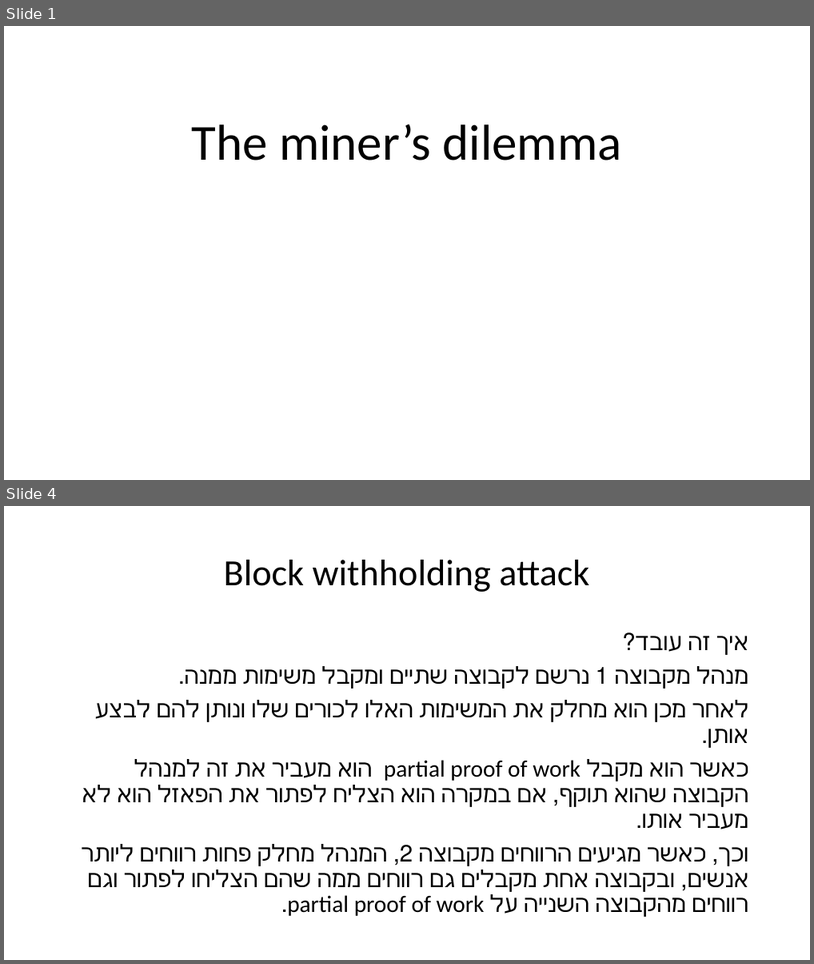
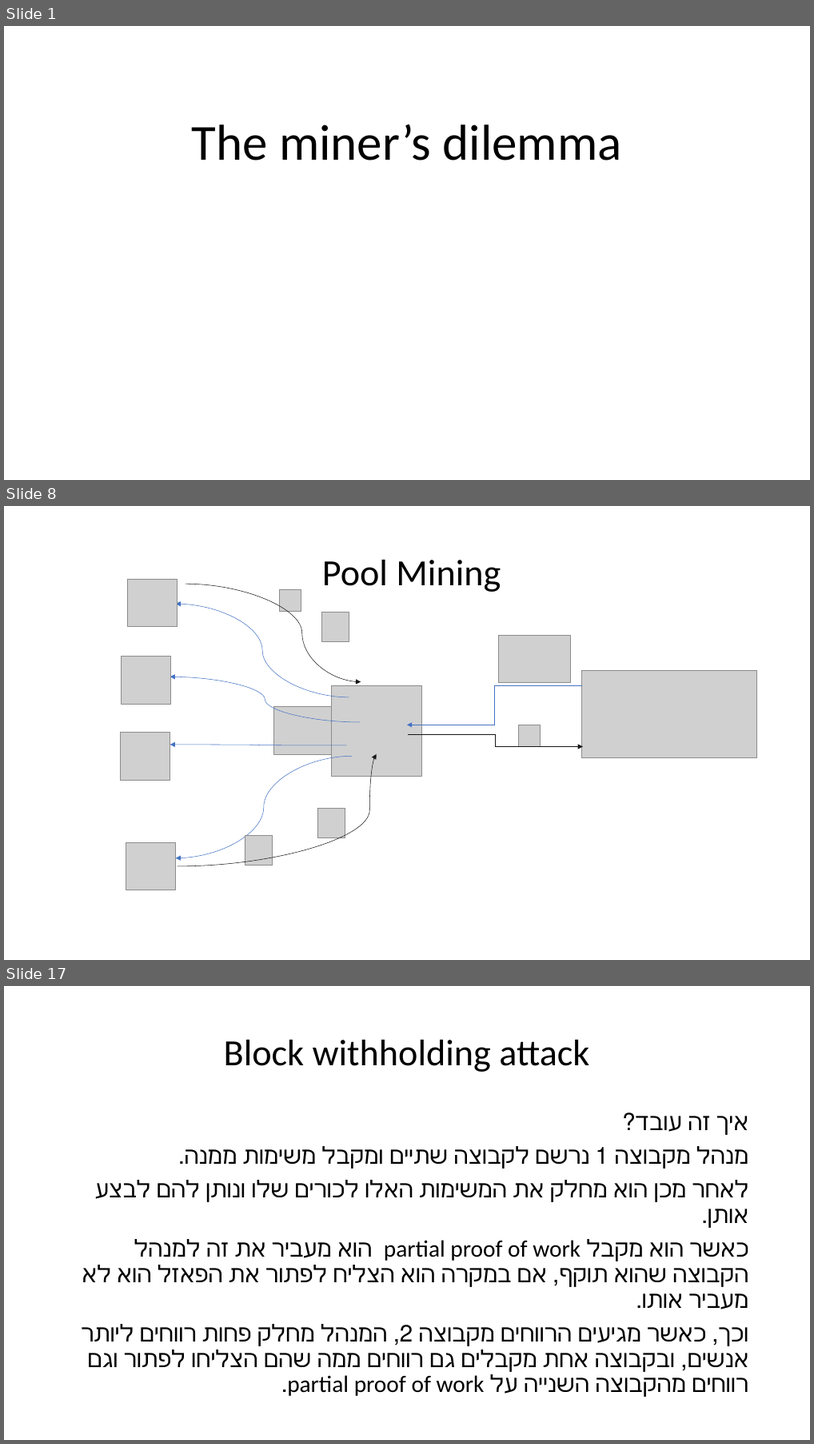
Before and after one commit to eliyahulevi/BitcoinPresentation, a slide deck: The miner’s dilemma.pptx. Shown one above the other, each under a label of ours: slides 1 and 4 before the commit, slides 1, 8 and 17 after it; the slides between them are not shown. The pictures are 814x964 and 814x1444 pixels, drawn with LibreOffice and Linux fonts; fonts in the diff are those of the drawing; grey boxes stand for pictures. Boxes give left, top, right and bottom in pixels: in the first picture for what was removed or moved away, otherwise in the second. Text is boxed around its words. In the diff, an @@ line names an element or a change of style, - is before the commit and + after.

```diff
--- a/The miner’s dilemma.pptx
+++ b/The miner’s dilemma.pptx
@@ slide 8 added at (4,506,810,960), background #FFFFFF @@
@@ title added at (322,560,501,592), 44 pt, text #000000 @@
+Pool Mining
@@ picture added at (127,579,177,626) @@
@@ curved arrow added from (186, 584) to (361, 682), #181717 0.5 pt @@
@@ picture added at (280,589,302,612) @@
@@ curved arrow added from (350, 697) to (176, 604), #4472C4 0.5 pt @@
@@ picture added at (322,612,350,641) @@
@@ picture added at (499,635,571,683) @@
@@ picture added at (122,656,171,704) @@
@@ picture added at (582,670,758,758) @@
@@ curved arrow added from (360, 722) to (170, 676), #4472C4 0.5 pt @@
@@ picture added at (331,686,422,776) @@
@@ elbow arrow added from (582, 686) to (407, 725), #4472C4 0.5 pt @@
@@ picture added at (274,707,346,755) @@
@@ picture added at (120,732,170,780) @@
@@ curved arrow added from (347, 745) to (170, 744), #4472C4 0.5 pt @@
@@ elbow arrow added from (409, 734) to (583, 746), #181717 0.5 pt @@
@@ picture added at (519,725,541,747) @@
@@ curved arrow added from (352, 756) to (176, 858), #4472C4 0.5 pt @@
@@ curved arrow added from (178, 866) to (377, 754), #181717 0.5 pt @@
@@ picture added at (318,808,346,837) @@
@@ picture added at (245,835,273,864) @@
@@ picture added at (126,842,176,889) @@
@@ what was slide 4 is now slide 17 @@
```
Also in this commit, not shown: 2 slides changed, 15 other slides added.
